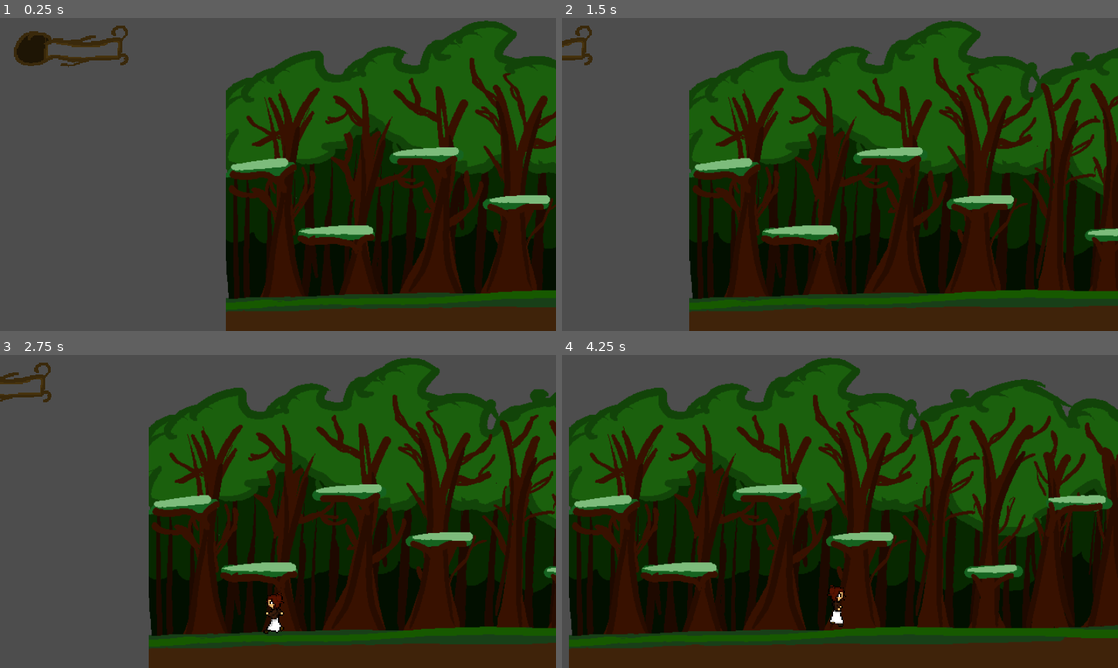
Above: before the commit, frames 1-4 (two rows, left to right).
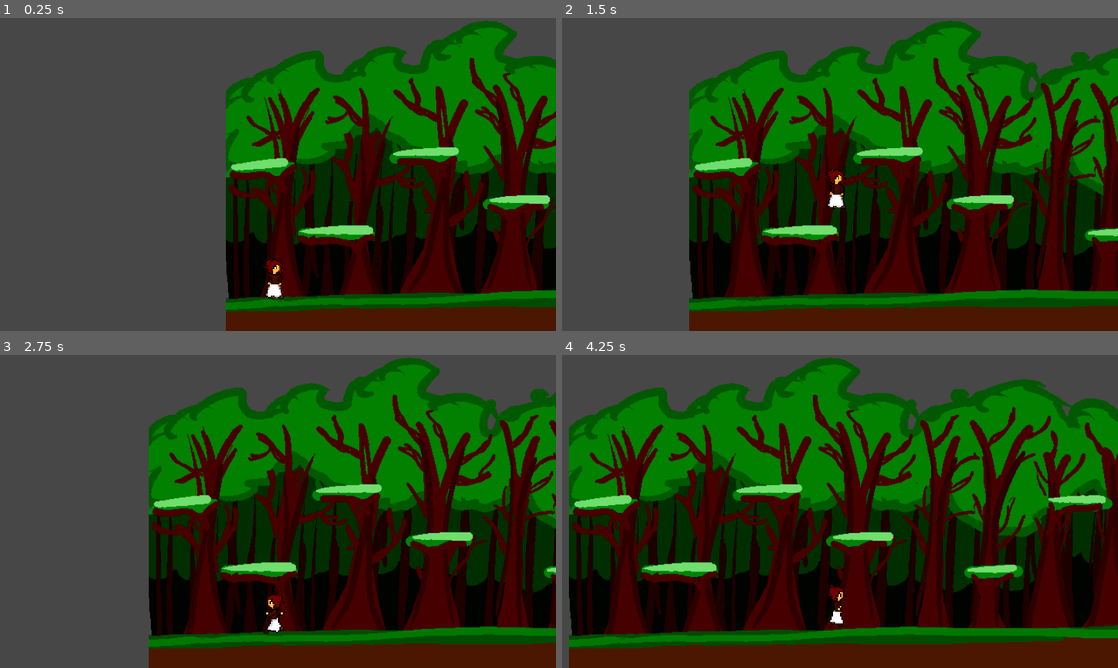
Above: after the commit, the same moments.

Repository: steve8D/Team12GameDev
Game: Godot game, scene res://scenes/prologue.tscn
Same seed, same stepped clock (60 frames per second), same inputs: the game is played once before the commit and once after it.
Inputs:
- Up to frame 1 (0.25 s): no input
- Up to frame 2 (1.5 s): tap Enter at 0.5 s; hold D (move_right) from 0.53 s (still down); tap Shift (sprint) at 0.6, 1.35 s; tap W (jump_up) at 0.77 s
- Up to frame 3 (2.75 s): tap W (jump_up) at 1.52 s; release D (move_right) at 2.03 s; hold A (move_left) from 2.03 s (still down); tap Shift (sprint) at 2.1 s
- Up to frame 4 (4.25 s): release A (move_left) at 2.78 s; hold D (move_right) from 2.78 s (still down); tap Shift (sprint) at 2.85, 3.6 s; tap W (jump_up) at 3.02, 3.77 s

The runs differ from the first frame. In frame 1, 16% of the frame differs, in the area x 2-100%, y 2-94%; in frame 2, 19%; in frame 3, 18%; in frame 4, 24%, in the area x 1-100%, y 1-94%.

Commit message:
forest assets and sounds

Diff:
--- a/scenes/prologue.tscn
+++ b/scenes/prologue.tscn
@@ -1,12 +1,22 @@
-[gd_scene load_steps=6 format=3 uid="uid://b2httphahcrck"]
+[gd_scene load_steps=7 format=3 uid="uid://b2httphahcrck"]
 
 [ext_resource type="Script" path="res://scripts/player_movement.gd" id="2_sdcwa"]
 [ext_resource type="SpriteFrames" uid="uid://cj1i027jpplmp" path="res://sprites/farren.tres" id="3_qnjjd"]
 [ext_resource type="PackedScene" uid="uid://ch7xo0dpl8e8x" path="res://assets/world/earth/scene/prologue.tscn" id="3_vs3vp"]
-[ext_resource type="Texture2D" uid="uid://c0vc5iyo2ac8b" path="res://assets/ui/base/v1_health_bar.png" id="4_cminn"]
 
 [sub_resource type="RectangleShape2D" id="RectangleShape2D_vwcwx"]
 size = Vector2(4.59339, 0.855126)
+
+[sub_resource type="Environment" id="Environment_l4qs3"]
+background_mode = 3
+glow_enabled = true
+glow_blend_mode = 1
+glow_hdr_threshold = 0.4
+adjustment_enabled = true
+adjustment_contrast = 1.1
+adjustment_saturation = 1.6
+
+[sub_resource type="CameraAttributesPractical" id="CameraAttributesPractical_et6x0"]
 
 [node name="Game" type="Node2D"]
 
@@ -33,7 +43,6 @@
 position = Vector2(74.3753, 236.617)
 scale = Vector2(2.5, 2.5)
 sprite_frames = ExtResource("3_qnjjd")
-animation = &"jumping"
 
 [node name="GUI" type="MarginContainer" parent="."]
 offset_right = 40.0
@@ -52,7 +61,6 @@
 [node name="Constants" type="HBoxContainer" parent="GUI/HBoxContainer"]
 layout_mode = 2
 
-[node name="V1HealthBar" type="Sprite2D" parent="."]
-texture_filter = 1
-position = Vector2(-319, 61)
-texture = ExtResource("4_cminn")
+[node name="WorldEnvironment" type="WorldEnvironment" parent="."]
+environment = SubResource("Environment_l4qs3")
+camera_attributes = SubResource("CameraAttributesPractical_et6x0")
Binary file added: assets/world/earth/platforms_middle_forest.png
Not shown, added: assets/world/earth/platforms_middle_forest.png.import
Binary file added: assets/world/earth/trees_middle_forest.png
Not shown, added: assets/world/earth/trees_middle_forest.png.import
Not shown, added: audio/sfx/Creepy_Forest_Sounds_1.mp3.import
Not shown, added: audio/sfx/Creepy_Forest_Sounds_2.mp3.import
Not shown, added: audio/sfx/Creepy_Forest_Sounds_3.mp3.import
Not shown, added: audio/sfx/Creepy_Forest_Sounds_Full.mp3.import
Not shown, added: audio/sfx/Roar_1.mp3.import
Not shown, added: audio/sfx/Roar_reversed.mp3.import
Not shown, added: audio/theme/Your_Light_Fades_Away.mp3.import
Not shown, added: audio/sfx/Creepy_Forest_Sounds_1.mp3
(and 6 more such lines)
